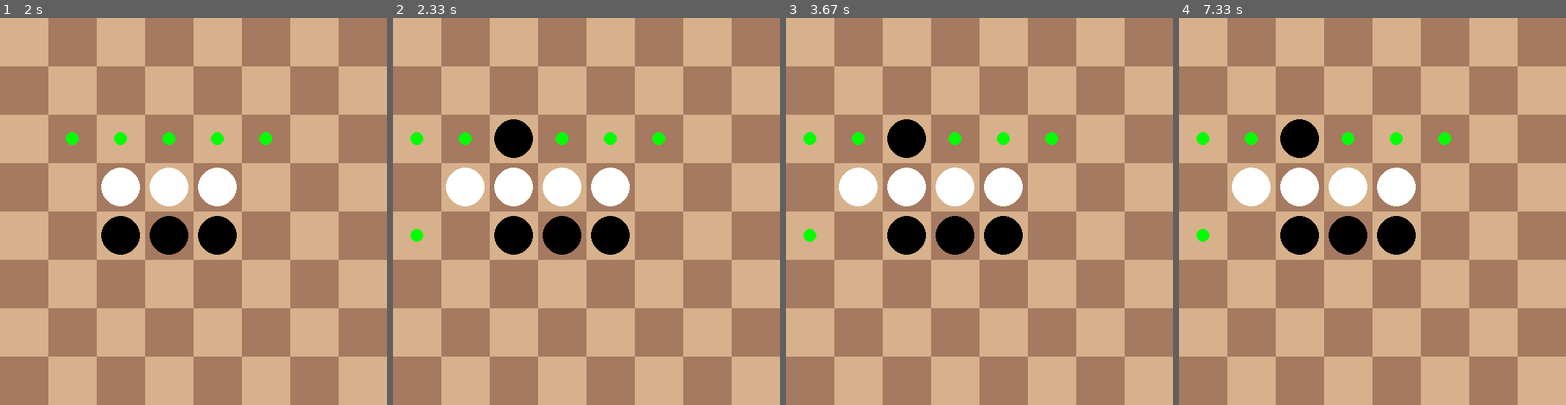
Above: before the commit, frames 1-4 (left to right).
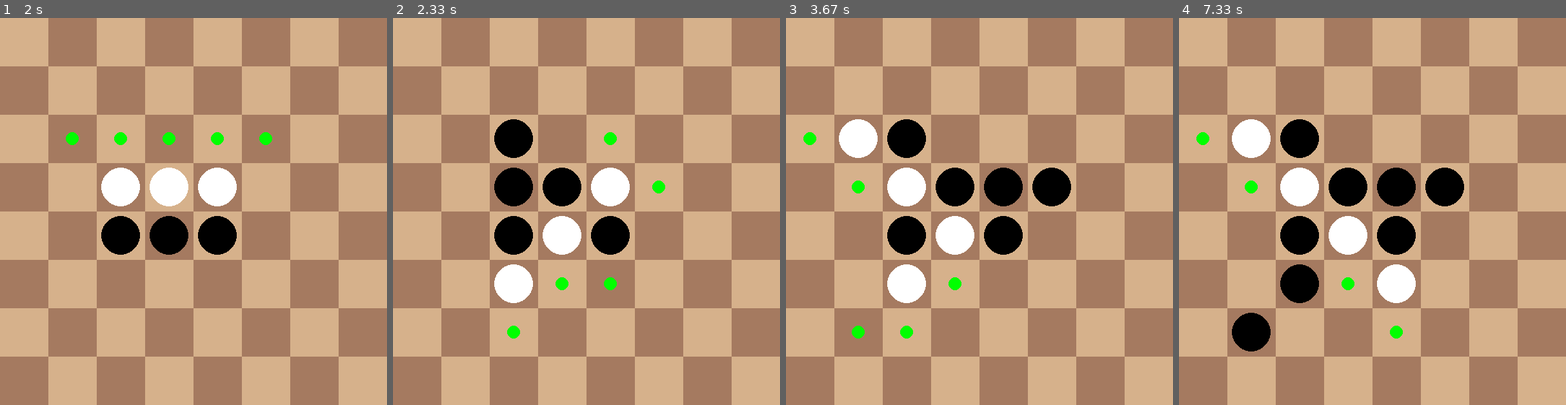
Above: after the commit, the same moments.

Repository: Adamv27/Pygame-Othello
Game: pygame game, started from Othello.py
Same seed, same stepped clock (60 frames per second), same inputs: the game is played once before the commit and once after it.
Inputs (mouse positions are in pixels of both pictures, inside the frame that each line leads up to):
- Up to frame 1 (2 s): click (100, 215) at 0.88 s
- Up to frame 2 (2.33 s): click (493, 134) at 2.25 s
- Up to frame 3 (3.67 s): click (1056, 180) at 3.43 s
- Up to frame 4 (7.33 s): click (1256, 354) at 7.05 s

Frame 1 is identical in both runs. In frame 2, 4.6% of the frame differs, in the area x 4-71%, y 29-83%; in frame 3, 6.0%; in frame 4, 7.5%, in the area x 4-74%, y 26-87%.

Commit message:
Changed minimax algorithm to judge state based off number of tiles

Diff:
--- a/Othello.py
+++ b/Othello.py
@@ -36,7 +36,6 @@
                 current_player = 'X'
                 computer = minimax.Computer(self.board.grid)
                 move = computer.get_best_move()
-                print(move)
             # Play the current move
             self.board.grid[move[0]][move[1]] = current_player
             # Flip tiles after move has been played
--- a/minimax.py
+++ b/minimax.py
@@ -1,4 +1,7 @@
 from sys import maxsize
+
+HUMAN = -1  # O
+COMP = 1  # X
 
 class Computer:
     def __init__(self, board):
@@ -19,23 +22,19 @@
             temp_board = self.get_board_copy(self.board)
             self.board[row][column] = 'X'
             self.board = flip_tiles(move, 'X', self.board)
-            score = self.minimax(self.board, 3, True)
+            score = self.minimax(self.board, 5, True, 1)
             self.board = temp_board
             if score > best_score:
                 best_score = score
                 best_move = move
         return best_move
 
-    def minimax(self, board, depth, maximizing_player):
+    def minimax(self, board, depth, maximizing_player, player):
         if depth == 0 or (0 in game_over(board)):
-            if win(board):
-                print('win')
-                return 1
-            elif loss(board):
-                print('loss')
-                return -1
+            if player == COMP:
+                return get_score(board)[1]
             else:
-                return 0
+                return get_score(board)[0]
 
         if maximizing_player:
             max_eval = -maxsize
@@ -44,7 +43,7 @@
                 temp_board = self.get_board_copy(board)
                 board[row][column] = 'X'
                 board = flip_tiles(move, 'X', board)
-                eval_state = self.minimax(board, depth - 1, False)
+                eval_state = self.minimax(board, depth - 1, False, -player)
                 max_eval = max(max_eval, eval_state)
                 board = temp_board
             return max_eval
@@ -55,7 +54,7 @@
                 temp_board = self.get_board_copy(board)
                 board[row][column] = 'O'
                 board = flip_tiles(move, 'O', board)
-                eval_state = self.minimax(board, depth - 1, True)
+                eval_state = self.minimax(board, depth - 1, True, -player)
                 min_eval = min(min_eval, eval_state)
                 board = temp_board
             return min_eval
